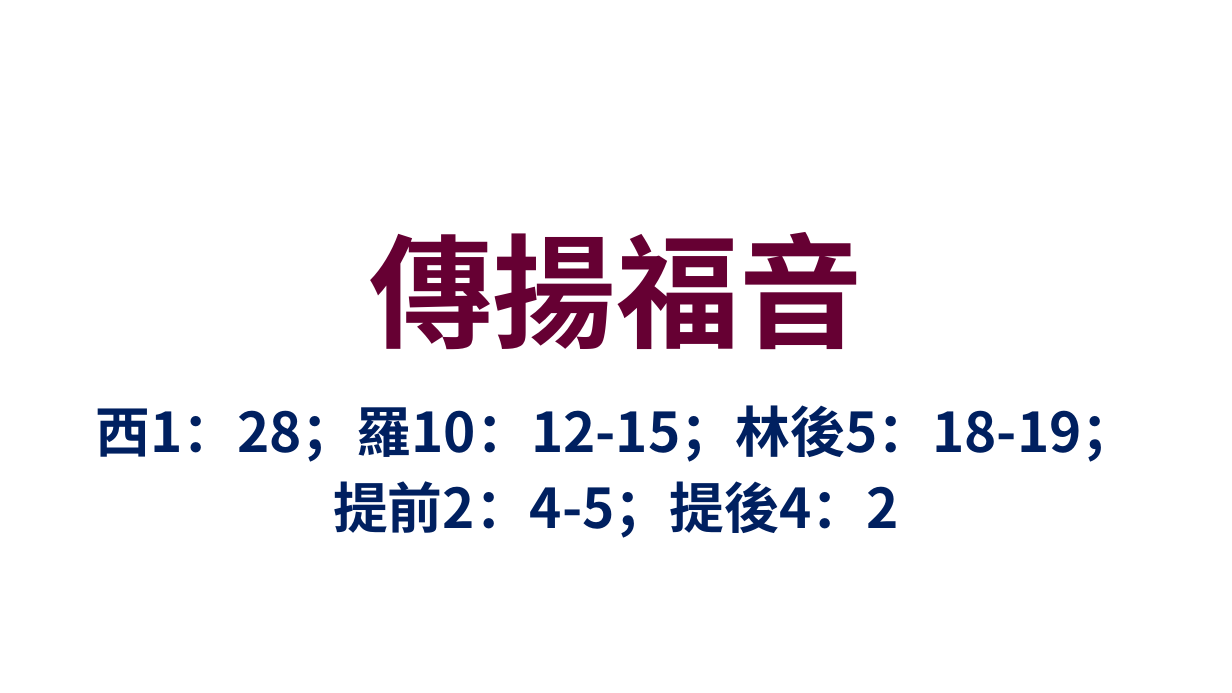
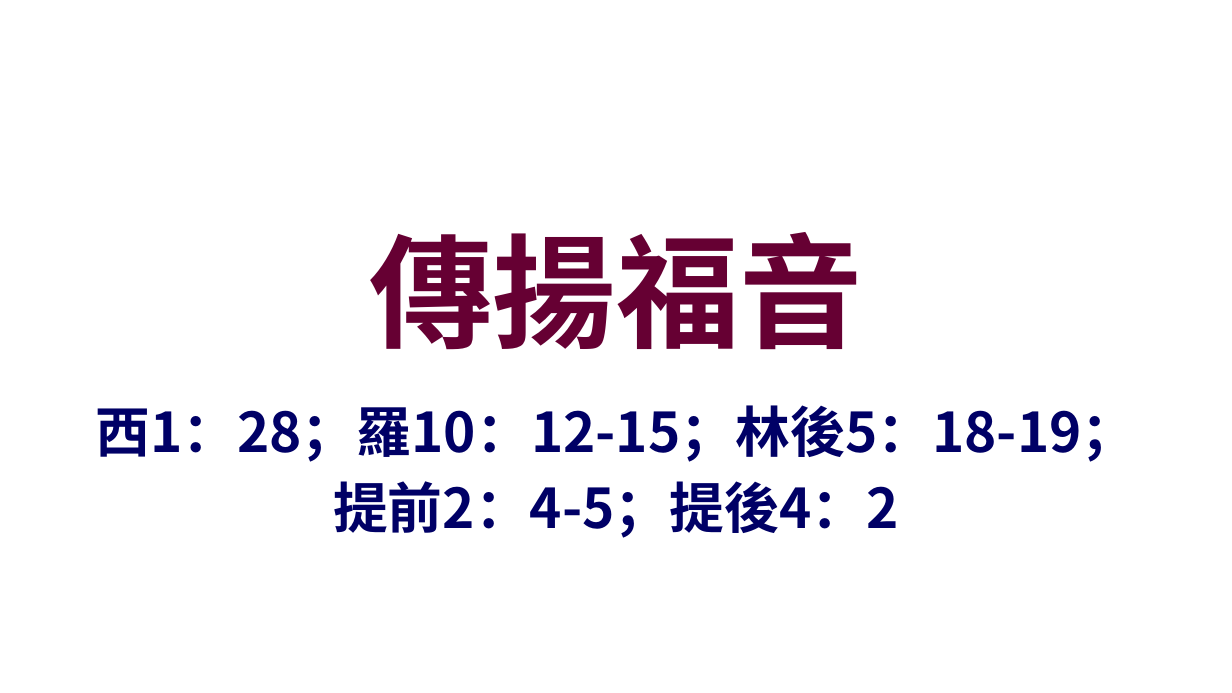
Before and after one commit to batisuoc/worship-resources, a slide deck: slide 1 of 41傳揚福音.pptx. Drawn at 1232x693 pixels with LibreOffice and Linux fonts; fonts in the diff are those of the drawing; background and template pictures are left out. Boxes give left, top, right and bottom in pixels: in the first picture for what was removed or moved away, otherwise in the second. Text is boxed around its words. In the diff, an @@ line names an element or a change of style, - is before the commit and + after.

```diff
--- a/41傳揚福音.pptx
+++ b/41傳揚福音.pptx
@@ subtitle "西1：28；羅10：12-15；林後5：18-19；" at [95, 405, 1137, 538]: text colour #002060 to #000066 @@
```
Also in this commit, not shown: 7 other slides changed, 1 other file.
